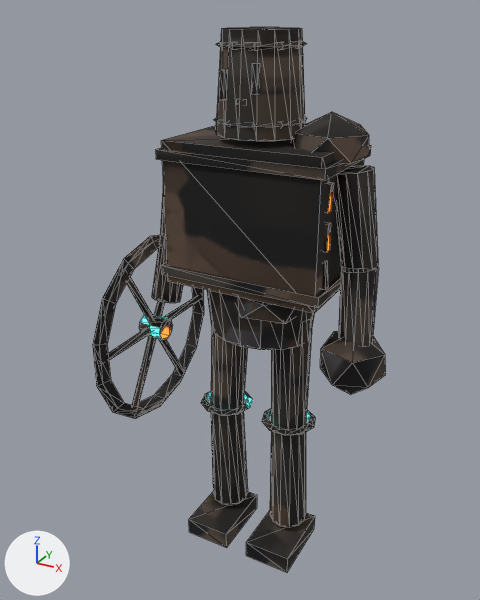
The glTF model assets/models/convoy_giant.glb as it was, and as the next commit left it.
One viewpoint serves both versions: a camera (50 mm lens) standing at (1.15, -2.28, 2.32) and looking at (-0.05, -0.09, 1.23). Arrows for +X, +Y and +Z are at lower left; the lights stay in place. The older version comes first. Mesh edges are drawn as thin lines. Vertices at exactly the same position are counted once.

Objects in the first picture: 'convoy_giantMesh'.
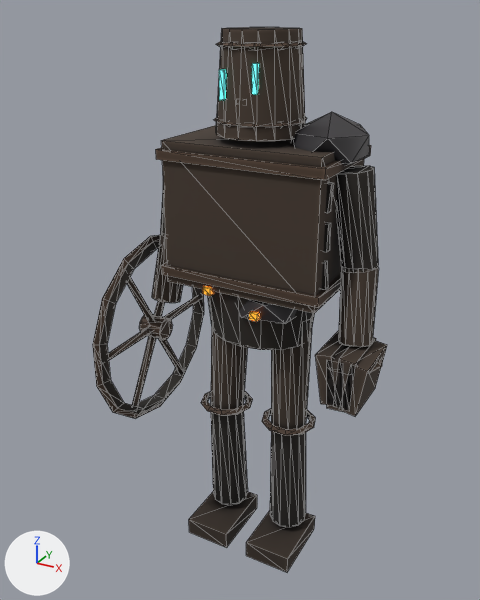
Boxes (x1, y1, x2, y2) around the edits, measured in the pictures (480 x 600 px; the box of a moved part takes in the faces that stretch with it):
'convoy_giantMesh', reshaped
    before: (93, 27, 386, 572)
    after: (93, 27, 387, 572)
part 1 of me_convoy_giantmesh, added
    after: (327, 345, 350, 412)
part 2 of me_convoy_giantmesh, added
    after: (334, 337, 376, 410)
part 3 of me_convoy_giantmesh, added
    after: (330, 357, 382, 375)
part 4 of me_convoy_giantmesh, added
    after: (249, 311, 261, 321)
part 5 of me_convoy_giantmesh, added
    after: (203, 286, 214, 296)
part 6 of me_convoy_giantmesh, moved or reshaped
    before: (320, 331, 386, 394)
    after: (315, 331, 387, 416)
part 7 of me_convoy_giantmesh, surface changed
    both: (93, 27, 379, 572)

The edits, one by one:
me_convoy_giantmesh is used by ob_convoy_giantmesh; location (0.0, 0.0, 0.0).
me_convoy_giantmesh had 702 vertices, 1268 faces and spanned x -0.53..0.57, y -0.52..0.31, z 0.01..2.25.
me_convoy_giantmesh now has 776 vertices, 1392 faces and spans x -0.53..0.56, y -0.52..0.31, z 0.01..2.25.
me_convoy_giantmesh part 1: the loose piece of 8 vertices spanning x -0.34..0.34, y -0.22..0.25, z 1.33..1.37 is copied, and the copy is scaled about its middle by (0.0942, 0.5, 5.33), then moved by (0.42, -0.12, -0.32); it spans x 0.39..0.46, y -0.22..0.01, z 0.92..1.13.
me_convoy_giantmesh part 2: the loose piece of 8 vertices spanning x -0.34..0.34, y -0.22..0.25, z 1.33..1.37 is copied, and the copy is scaled about its middle by (0.0942, 0.5, 5.33), then moved by (0.46, -0.12, -0.31); it spans x 0.42..0.5, y -0.22..0.01, z 0.93..1.14.
me_convoy_giantmesh part 3: the loose piece of 30 vertices spanning x 0.04..0.27, y -0.14..0.09, z 0.66..0.69 is copied, and the copy is scaled about its middle by (1.06, 1.06, 0.875), then moved by (0.28, -0.08, 0.41); it spans x 0.32..0.56, y -0.22..0.01, z 1.07..1.1.
me_convoy_giantmesh part 4: a new loose piece, a box spanning x 0.06..0.095, y -0.222..-0.192, z 1.214..1.244, in mat_convoy_giantmesh_baked.
me_convoy_giantmesh part 5: a new loose piece, a box spanning x -0.147..-0.112, y -0.222..-0.192, z 1.279..1.309, in mat_convoy_giantmesh_baked.
Part 6, on me_convoy_giantmesh:
12 vertices are removed from x 0.31..0.57, y -0.2..0.05, z 0.91..1.2.
20 faces are deleted.
8 vertices are added at x 0.34..0.55, y -0.22, z 0.92..1.14.
8 new vertices lie (0.0, 0.23, 0.0) away from vertices in x 0.34..0.55, y -0.22, z 0.92..1.14.
24 new faces join them.
me_convoy_giantmesh part 7: 1248 kept faces spanning x -0.53..0.5, y -0.52..0.31, z 0.01..2.25 get new texture (UV) coordinates.
Other edits to the shape of me_convoy_giantmesh do not show in these pictures.
